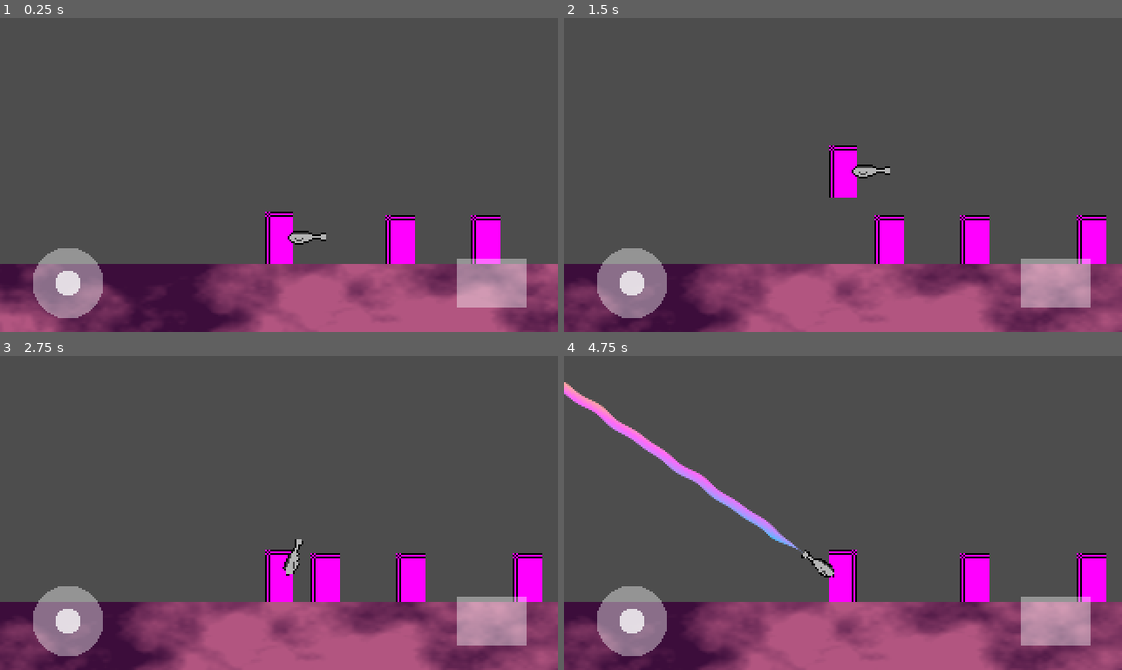
Above: before the commit, frames 1-4 (two rows, left to right).
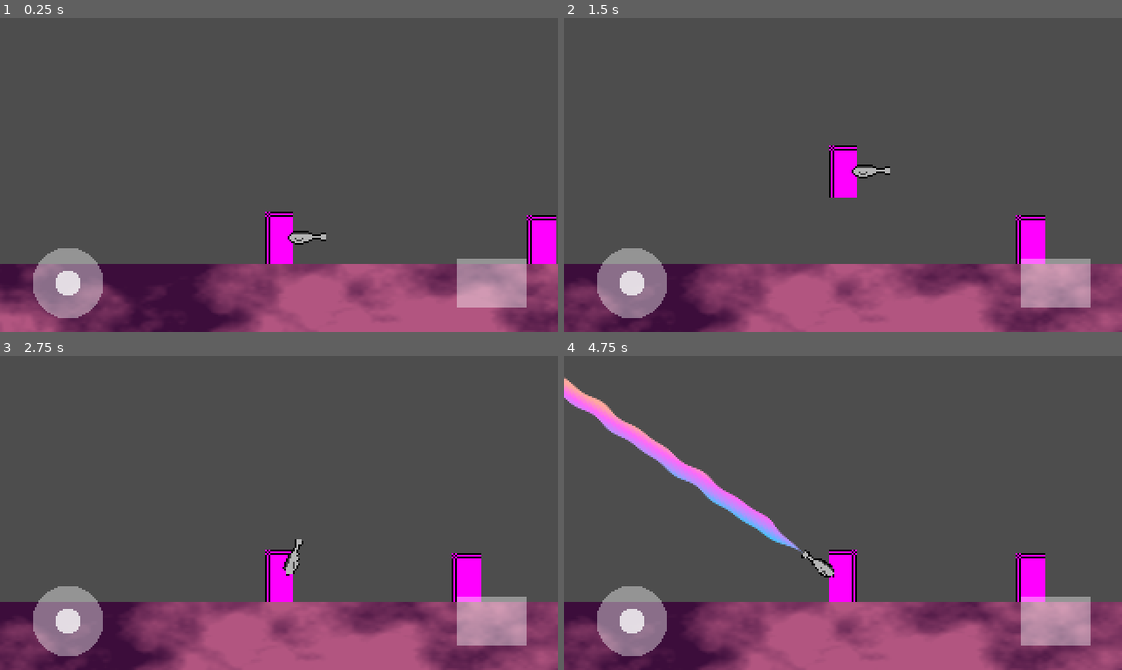
Above: after the commit, the same moments.

Repository: otherotherjosh/RhythmShooter
Game: Godot game, scene res://run n gun/run_n_gun.tscn
Two runs of this game, one before a commit and one after it. Both use one fixed random seed, a clock stepped at 60 frames per second and the inputs below.
Inputs (mouse positions are in pixels of both pictures, inside the frame that each line leads up to):
- Up to frame 1 (0.25 s): no input
- Up to frame 2 (1.5 s): tap Enter at 0.5 s; drag from (630, 281) to (898, 105) at 0.52 s; drag from (1055, 281) to (815, 237) at 1.27 s
- Up to frame 3 (2.75 s): move the mouse to (334, 443) at 2.02 s; click (334, 443) at 2.17 s
- Up to frame 4 (4.75 s): tap Space at 2.75 s; drag from (815, 575) to (675, 465) at 2.77 s; move the mouse to (1010, 560) at 3.52 s; click (1010, 560) at 3.67 s; tap Enter at 4.25 s; drag from (675, 465) to (759, 434) at 4.27 s

The runs differ from the first frame. In frame 1, 2.5% of the frame differs, in the area x 69-100%, y 62-79%; in frame 2, 3.3%; in frame 3, 3.3%; in frame 4, 3.7%, in the area x 0-98%, y 6-79%.
Error before the commit: Cannot call method 'is_stopped' on a null value. (res://run)

Commit message:
docs: add descriptions and improve names

Diff:
--- a/run n gun/combat_manager.gd
+++ b/run n gun/combat_manager.gd
@@ -1,4 +1,5 @@
 class_name CombatManager extends Node
+## PvE event bus and management center
 
 
 signal player_started_shooting
@@ -8,6 +9,7 @@
 var player_is_shooting: bool
 
 
+# Calls event and sends damage to the enemy being aimed at
 func player_start_shooting() -> void:
 	player_is_shooting = true
 	player_started_shooting.emit()
@@ -15,6 +17,7 @@
 		enemy_aimed_at.start_taking_damage()
 
 
+# Calls event and finishes sending damage to the enemy being aimed at
 func player_stop_shooting() -> void:
 	player_is_shooting = false
 	player_stopped_shooting.emit()
--- a/run n gun/enemy.gd
+++ b/run n gun/enemy.gd
@@ -1,4 +1,6 @@
 class_name Enemy extends CharacterBody2D
+## Shootable character with variable health, designed to be shot.
+## Is generally quite good at receiving damage upon becoming the target of a shooting
 
 
 enum State {
@@ -9,8 +11,10 @@
 	DYING,
 }
 
+## Number of shots required to kill
 @export var health: int = 1:
 	set = _set_health
+## Color to modulate when getting hurt
 @export var modulate_hurt: Color = Color.WHITE
 ## temporary; while dying animation does not exist
 @export var modulate_dying: Color = Color.WHITE
@@ -24,6 +28,7 @@
 	modulate = calc_modulate()
 
 
+## Returns the color to modulate depending on the state
 func calc_modulate() -> Color:
 	match state:
 		State.HURTING:
@@ -33,6 +38,7 @@
 	return Color.WHITE
 
 
+## Begins animation and process of getting damaged
 func start_taking_damage() -> void:
 	if state == State.DYING:
 		return
@@ -40,6 +46,7 @@
 	# do pain animation
 
 
+## Stops animation and finalizes process of getting damaged
 func stop_taking_damage() -> void:
 	if state == State.DYING:
 		return
@@ -47,6 +54,7 @@
 	health -= 1
 
 
+# Die
 func die() -> void:
 	state = State.DYING
 	# do dying animation
--- a/run n gun/gun.gd
+++ b/run n gun/gun.gd
@@ -1,6 +1,8 @@
 class_name Gun extends Node2D
+## Aims at location of a screen tap and fires a beam in its direction
 
 
+## Called when the gun rotates
 signal fire_direction_changed
 
 enum State {
@@ -24,16 +26,38 @@
 
 
 func _ready() -> void:
-	touch_input_manager.screen_touch_pressed.connect(handle_screen_touch_pressed)
-	touch_input_manager.screen_touch_released.connect(handle_screen_touch_released)
+	touch_input_manager.screen_touch_pressed.connect(_on_screen_touch_pressed)
+	touch_input_manager.screen_touch_released.connect(_on_screen_touch_released)
 	reset_tween()
 
 
 func _process(_delta: float) -> void:
+	# lock on to enemy when firing at one
 	if state == State.FIRING and combat_manager.enemy_aimed_at:
 		aim_at(combat_manager.enemy_aimed_at.global_position)
 
 
+## Fires the laser beam and sends a signal through Combat Manager
+func start_shooting() -> void:
+	if state == State.FIRING:
+		return
+	state = State.FIRING
+	laser_beam.start_shooting()
+	combat_manager.player_start_shooting()
+	if not idle_timer.is_stopped():
+		idle_timer.stop()
+
+
+## Stops the laser beam and sends a signal through Combat Manager.
+## Begins idle timer
+func stop_shooting() -> void:
+	state = State.AIMING
+	laser_beam.stop_shooting()
+	combat_manager.player_stop_shooting()
+	idle_timer.start()
+
+
+## Rotates to be looking at the target
 func aim_at(target: Vector2) -> void:
 	if state != State.FIRING:
 		state = State.AIMING
@@ -44,23 +68,7 @@
 		rotate(PI)
 
 
-func start_shooting() -> void:
-	if state == State.FIRING:
-		return
-	state = State.FIRING
-	laser_beam.start_shooting()
-	combat_manager.player_start_shooting()
-	if not idle_timer.is_stopped():
-		idle_timer.stop()
-
-
-func stop_shooting() -> void:
-	state = State.AIMING
-	laser_beam.stop_shooting()
-	combat_manager.player_stop_shooting()
-	idle_timer.start()
-
-
+## Stops tween from running and reinitializes it
 func reset_tween() -> void:
 	if tween:
 		if tween.is_running():
@@ -68,15 +76,16 @@
 	tween = create_tween().set_ease(Tween.EASE_IN_OUT).set_trans(Tween.TRANS_QUAD)
 
 
-func handle_screen_touch_pressed(touch_position: Vector2) -> void:
+func _on_screen_touch_pressed(touch_position: Vector2) -> void:
 	if state == State.FIRING:
 		return
+	# convert viewport position to global position
 	var world_pos := get_viewport().canvas_transform.affine_inverse() * touch_position
 	aim_at(world_pos)
 	start_shooting()
 
 
-func handle_screen_touch_released() -> void:
+func _on_screen_touch_released() -> void:
 	if state == State.FIRING:
 		stop_shooting()
 
@@ -96,6 +105,7 @@
 
 
 func _set_state(value: State) -> void:
+	 # cannot go to idle when amidst firing
 	if value == State.IDLE and state == State.FIRING:
-		return # cannot idle when firing
+		return
 	state = value
--- a/run n gun/gun_laser_beam.gd
+++ b/run n gun/gun_laser_beam.gd
@@ -1,4 +1,6 @@
 class_name GunLaserBeam extends Sprite2D
+## Animated beam that fires in a straight line from the dubstep gun.
+## Intersects with enemies and reports them to Combat Manager
 
 
 enum State {
@@ -6,15 +8,16 @@
 	FIRING,
 }
 
-@export var animation_steps: Array[GunLaserBeamAnimationStep]
+## Frames in sequential order to animate when gun is fired
+@export var animation_frames: Array[GunLaserBeamAnimationFrame]
 
 var state: State
+## Beam shader with parameters, e.g. width and wave_height
 var shader: ShaderMaterial
-var enemy_shooting_at: Enemy
 
+@onready var combat_manager: CombatManager = %CombatManager
 @onready var frame_timer: Timer = $FrameTimer
 @onready var ray_cast_2d: RayCast2D = $RayCast2D
-@onready var combat_manager: CombatManager = %CombatManager
 
 
 func _ready() -> void:
@@ -22,7 +25,34 @@
 	visible = false
 
 
-func aim_at_hit(collider: Object) -> void:
+## Animates beam and reports colliding enemy to Combat Manager
+func start_shooting() -> void:
+	check_ray_cast_collision()
+	state = State.FIRING
+	visible = true
+	play_shoot_animation()
+
+
+## Make beam invisible
+func stop_shooting() -> void:
+	state = State.IDLE
+	visible = false
+
+
+## Checks for any collider intersecting the beam. Aims at any collision, otherwise reports to
+## Combat Manager that there is no enemy in shot
+func check_ray_cast_collision() -> void:
+	ray_cast_2d.force_raycast_update()
+	if ray_cast_2d.is_colliding():
+		var collider := ray_cast_2d.get_collider()
+		aim_at_ray_cast_collision(collider)
+	else:
+		combat_manager.enemy_aimed_at = null
+		shader.set_shader_parameter("length", 1)
+
+
+## Checks if beam is hitting an enemy and sets the beam length to not overshoot collision
+func aim_at_ray_cast_collision(collider: Object) -> void:
 	if collider is Enemy:
 		combat_manager.enemy_aimed_at = collider
 	else:
@@ -33,32 +63,18 @@
 	shader.set_shader_parameter("length", distance_frac)
 
 
-func start_shooting() -> void:
-	ray_cast_2d.force_raycast_update()
-	if ray_cast_2d.is_colliding():
-		var collider := ray_cast_2d.get_collider()
-		aim_at_hit(collider)
-	else:
-		combat_manager.enemy_aimed_at = null
-		shader.set_shader_parameter("length", 1)
-
-	state = State.FIRING
-	visible = true
-
-	for step in animation_steps:
+## Iterates over animation frames, but will be interrupted if shooting stops
+func play_shoot_animation() -> void:
+	for frame in animation_frames:
 		if state == State.IDLE:
 			return
-		apply_shader_params(step)
+		apply_shader_params(frame)
 		frame_timer.start()
 		await frame_timer.timeout
 
 
-func stop_shooting() -> void:
-	state = State.IDLE
-	visible = false
-
-
-func apply_shader_params(step: GunLaserBeamAnimationStep) -> void:
-	shader.set_shader_parameter("width", step.width)
-	shader.set_shader_parameter("wave_height", step.wave_height)
-	shader.set_shader_parameter("start_zone", step.start_zone)
+## Takes the parameter values defined in an animation frame and sets them on the shader
+func apply_shader_params(frame: GunLaserBeamAnimationFrame) -> void:
+	shader.set_shader_parameter("width", frame.width)
+	shader.set_shader_parameter("wave_height", frame.wave_height)
+	shader.set_shader_parameter("start_zone", frame.start_zone)
--- a/run n gun/gun_laser_beam_animation_step.gd
+++ b/run n gun/gun_laser_beam_animation_step.gd
@@ -1,4 +1,5 @@
-class_name GunLaserBeamAnimationStep extends Resource
+class_name GunLaserBeamAnimationFrame extends Resource
+## Laser beam shader parameters to define a frame an animation.
 
 
 @export var width: float
--- a/run n gun/joystick.gd
+++ b/run n gun/joystick.gd
@@ -1,4 +1,5 @@
 extends Control
+## Virtual joystick controlled via touchscreen
 
 
 var center: Vector2:
--- a/run n gun/jump_button.gd
+++ b/run n gun/jump_button.gd
@@ -1,4 +1,5 @@
 extends Control
+## Vitual button controlled via touchscreen
 
 
 @onready var touch_input_manager: TouchInputManager = %TouchInputManager
--- a/run n gun/player.gd
+++ b/run n gun/player.gd
@@ -1,4 +1,6 @@
 extends CharacterBody2D
+##
+## Founded on default character body script
 
 
 const SPEED := 150.0
@@ -24,13 +26,22 @@
 func _process(delta: float) -> void:
 	if not is_on_floor():
 		velocity += get_gravity() * delta
+	process_jump()
+	process_movement_and_direction()
+	move_and_slide()
 
+
+## Checks for jump state and jumps when the circumstances are correct
+func process_jump() -> void:
 	if (is_on_floor()
 			and not jump_state.has_jumped
 			and jump_state.time_since_pressed_msec < JUMP_COYOTE_TIME_MSEC):
 		velocity.y = JUMP_VELOCITY
 		jump_state.has_jumped = true
 
+
+## Handles movement and flips sprite when direction changes
+func process_movement_and_direction() -> void:
 	var direction := touch_input_manager.joystick_x_axis
 	if direction:
 		velocity.x = direction * SPEED
@@ -38,8 +49,6 @@
 			look_direction = -1 if direction < 0 else 1
 	else:
 		velocity.x = move_toward(velocity.x, 0, SPEED)
-
-	move_and_slide()
 
 
 func _set_look_direction(value: int) -> void:
--- a/run n gun/run_n_gun.tscn
+++ b/run n gun/run_n_gun.tscn
@@ -10,7 +10,6 @@
 [ext_resource type="Shader" uid="uid://3dgar3u7ajoj" path="res://run n gun/laser_beam.gdshader" id="4_6nj64"]
 [ext_resource type="Script" uid="uid://kg0r84ifo3xw" path="res://run n gun/jump_button.gd" id="4_71lap"]
 [ext_resource type="Script" uid="uid://caecimiap0ffe" path="res://run n gun/gun_laser_beam.gd" id="5_wfxnc"]
-[ext_resource type="Script" uid="uid://cxufssf4fvxi7" path="res://run n gun/gun_laser_beam_animation_step.gd" id="6_o1ksd"]
 [ext_resource type="Script" uid="uid://ow3a77il1gum" path="res://run n gun/enemy.gd" id="7_jsxa7"]
 
 [sub_resource type="Gradient" id="Gradient_71lap"]
@@ -54,34 +53,6 @@
 height = 15
 fill_from = Vector2(0, 1)
 
-[sub_resource type="Resource" id="Resource_jsxa7"]
-script = ExtResource("6_o1ksd")
-width = 1.0
-wave_height = 0.12
-start_zone = 0.01
-metadata/_custom_type_script = "uid://cxufssf4fvxi7"
-
-[sub_resource type="Resource" id="Resource_hlyqt"]
-script = ExtResource("6_o1ksd")
-width = 5.0
-wave_height = 0.1
-start_zone = 0.02
-metadata/_custom_type_script = "uid://cxufssf4fvxi7"
-
-[sub_resource type="Resource" id="Resource_o1ksd"]
-script = ExtResource("6_o1ksd")
-width = 7.0
-wave_height = 0.02
-start_zone = 0.06
-metadata/_custom_type_script = "uid://cxufssf4fvxi7"
-
-[sub_resource type="Resource" id="Resource_40wwe"]
-script = ExtResource("6_o1ksd")
-width = 5.0
-wave_height = 0.03
-start_zone = 0.08
-metadata/_custom_type_script = "uid://cxufssf4fvxi7"
-
 [sub_resource type="PlaceholderTexture2D" id="PlaceholderTexture2D_o1ksd"]
 size = Vector2(17, 28)
 
@@ -225,7 +196,6 @@
 centered = false
 offset = Vector2(0, -7.365)
 script = ExtResource("5_wfxnc")
-animation_steps = Array[ExtResource("6_o1ksd")]([SubResource("Resource_jsxa7"), SubResource("Resource_hlyqt"), SubResource("Resource_o1ksd"), SubResource("Resource_40wwe")])
 
 [node name="FrameTimer" type="Timer" parent="Player/Gun/LaserBeam"]
 wait_time = 0.05
@@ -234,41 +204,21 @@
 target_position = Vector2(256, 0)
 hit_from_inside = true
 
+[node name="IdleTimer" type="Timer" parent="Player/Gun"]
+process_callback = 0
+one_shot = true
+
 [node name="Enemy" type="CharacterBody2D" parent="."]
-position = Vector2(70, 127)
-script = ExtResource("7_jsxa7")
-modulate_hurt = Color(1, 0.294167, 0.23, 0.627451)
-modulate_dying = Color(0, 0, 0, 1)
-
-[node name="Sprite2D" type="Sprite2D" parent="Enemy"]
-texture = SubResource("PlaceholderTexture2D_o1ksd")
-
-[node name="CollisionShape2D" type="CollisionShape2D" parent="Enemy"]
-shape = SubResource("CapsuleShape2D_o1ksd")
-
-[node name="Enemy2" type="CharacterBody2D" parent="."]
-position = Vector2(119, 127)
-script = ExtResource("7_jsxa7")
-modulate_hurt = Color(1, 0.294167, 0.23, 0.627451)
-modulate_dying = Color(0, 0, 0, 1)
-
-[node name="Sprite2D" type="Sprite2D" parent="Enemy2"]
-texture = SubResource("PlaceholderTexture2D_o1ksd")
-
-[node name="CollisionShape2D" type="CollisionShape2D" parent="Enemy2"]
-shape = SubResource("CapsuleShape2D_o1ksd")
-
-[node name="Enemy3" type="CharacterBody2D" parent="."]
-position = Vector2(186, 127)
+position = Vector2(151, 127)
 script = ExtResource("7_jsxa7")
 health = 3
 modulate_hurt = Color(1, 0.294167, 0.23, 0.627451)
 modulate_dying = Color(0, 0, 0, 1)
 
-[node name="Sprite2D" type="Sprite2D" parent="Enemy3"]
+[node name="Sprite2D" type="Sprite2D" parent="Enemy"]
 texture = SubResource("PlaceholderTexture2D_o1ksd")
 
-[node name="CollisionShape2D" type="CollisionShape2D" parent="Enemy3"]
+[node name="CollisionShape2D" type="CollisionShape2D" parent="Enemy"]
 shape = SubResource("CapsuleShape2D_o1ksd")
 
 [node name="Ground" type="Node2D" parent="."]
@@ -291,3 +241,4 @@
 [connection signal="gui_input" from="CanvasLayer/TouchControls/Joystick" to="CanvasLayer/TouchControls/Joystick" method="_on_gui_input"]
 [connection signal="gui_input" from="CanvasLayer/TouchControls/JumpButton" to="CanvasLayer/TouchControls/JumpButton" method="_on_gui_input"]
 [connection signal="fire_direction_changed" from="Player/Gun" to="Player" method="_on_gun_fire_direction_changed"]
+[connection signal="timeout" from="Player/Gun/IdleTimer" to="Player/Gun" method="_on_idle_timer_timeout"]
--- a/run n gun/touch_input_manager.gd
+++ b/run n gun/touch_input_manager.gd
@@ -1,4 +1,5 @@
 class_name TouchInputManager extends Node
+## Touch screen input event bus and management center
 
 
 signal screen_touch_pressed(touch_position: Vector2)
Not shown: 1 places in run n gun/run_n_gun.tscn that only renumber resources
